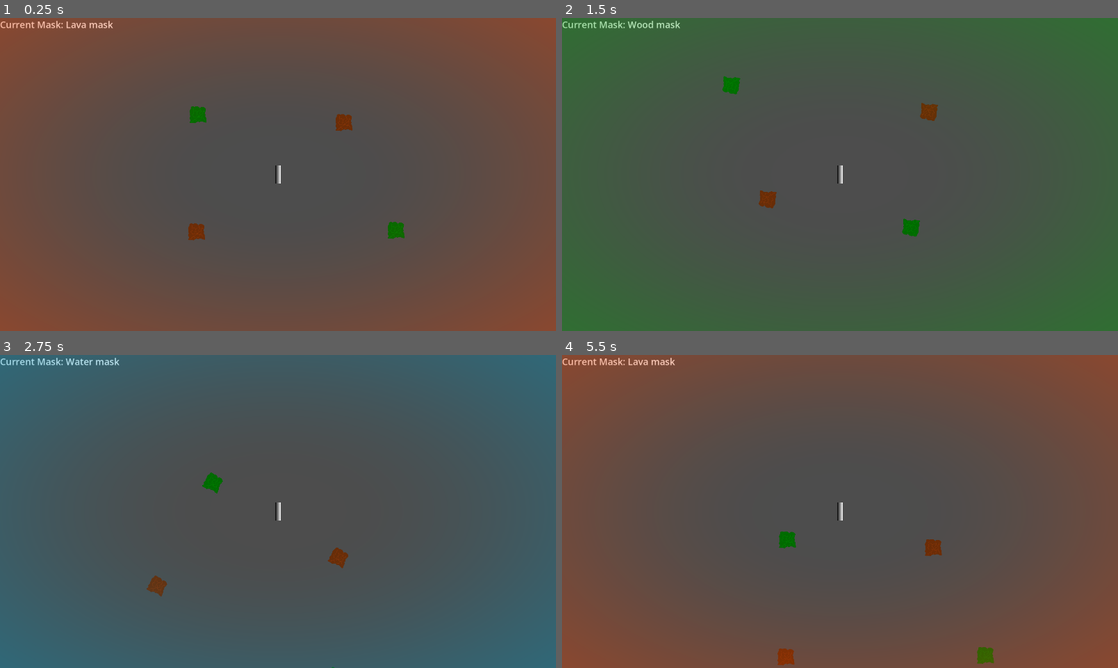
Above: before the commit, frames 1-4 (two rows, left to right).
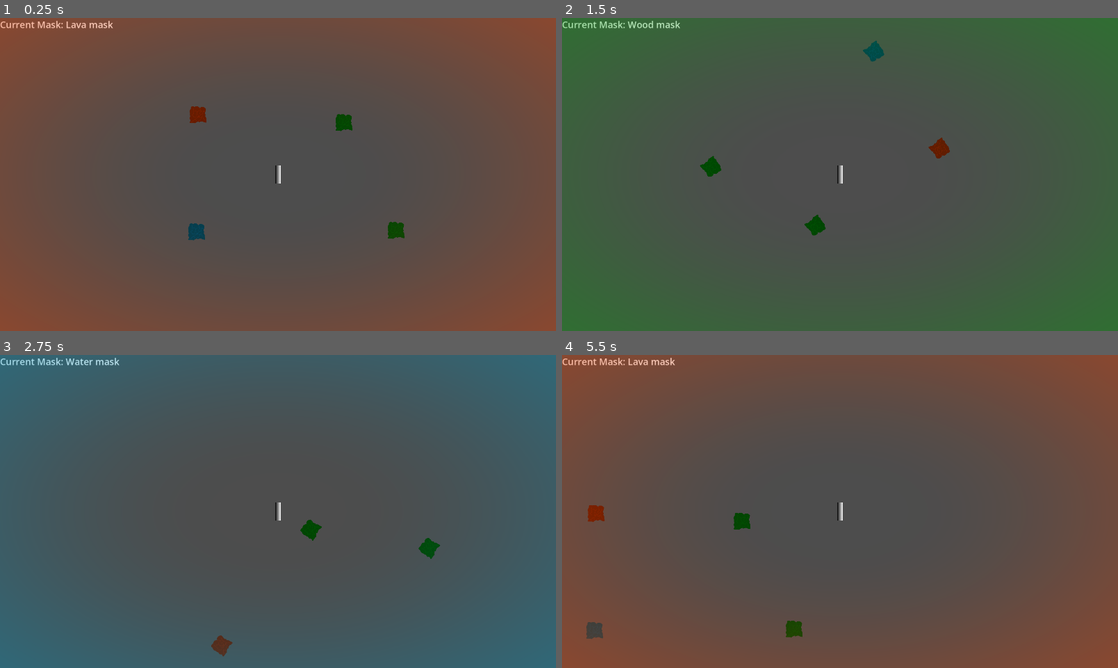
Above: after the commit, the same moments.

Repository: ccoors/mask
Game: Godot game, scene res://scenes/main_scene.tscn
Two runs of this game, one before a commit and one after it. Both use one fixed random seed, a clock stepped at 60 frames per second and the inputs below.
Inputs:
- Up to frame 1 (0.25 s): no input
- Up to frame 2 (1.5 s): tap Enter at 0.5 s; hold Right (right) 0.53-1.28 s; tap 1 (mask_1) at 0.6 s; hold Down (down) from 1.28 s (still down); tap 2 (mask_2) at 1.35 s
- Up to frame 3 (2.75 s): release Down (down) at 2.03 s; hold Right (right) from 2.03 s (still down); tap 3 (mask_3) at 2.1 s
- Up to frame 4 (5.5 s): release Right (right) at 2.78 s; hold Up (up) 2.78-3.53 s; tap one key every 0.75 s from 2.85 s: 1 (mask_1) 2 (mask_2) 3 (mask_3) 1 (mask_1); hold Left (left) 3.53-5.03 s; hold Down (down) from 5.03 s (still down)

The runs differ from the first frame. In frame 1, 0.6% of the frame differs, in the area x 33-73%, y 28-72%; in frame 2, 1.1%, in the area x 24-70%, y 7-70%; in frame 3, 0.8%; in frame 4, 1.1%.

Commit message:
chore: refactoring

Diff:
--- a/project.godot
+++ b/project.godot
@@ -33,24 +33,28 @@
 "deadzone": 0.2,
 "events": [Object(InputEventKey,"resource_local_to_scene":false,"resource_name":"","device":-1,"window_id":0,"alt_press …(195 unchanged characters)…
 , Object(InputEventJoypadMotion,"resource_local_to_scene":false,"resource_name":"","device":-1,"axis":1,"axis_value":-1.0,"script":null)
+, Object(InputEventKey,"resource_local_to_scene":false,"resource_name":"","device":-1,"window_id":0,"alt_pressed":false,"shift_pressed":false,"ctrl_pressed":false,"meta_pressed":false,"pressed":false,"keycode":0,"physical_keycode":87,"key_label":0,"unicode":119,"location":0,"echo":false,"script":null)
 ]
 }
 down={
 "deadzone": 0.2,
 "events": [Object(InputEventKey,"resource_local_to_scene":false,"resource_name":"","device":-1,"window_id":0,"alt_press …(195 unchanged characters)…
 , Object(InputEventJoypadMotion,"resource_local_to_scene":false,"resource_name":"","device":-1,"axis":1,"axis_value":1.0,"script":null)
+, Object(InputEventKey,"resource_local_to_scene":false,"resource_name":"","device":-1,"window_id":0,"alt_pressed":false,"shift_pressed":false,"ctrl_pressed":false,"meta_pressed":false,"pressed":false,"keycode":0,"physical_keycode":83,"key_label":0,"unicode":115,"location":0,"echo":false,"script":null)
 ]
 }
 left={
 "deadzone": 0.2,
 "events": [Object(InputEventKey,"resource_local_to_scene":false,"resource_name":"","device":-1,"window_id":0,"alt_press …(195 unchanged characters)…
 , Object(InputEventJoypadMotion,"resource_local_to_scene":false,"resource_name":"","device":-1,"axis":0,"axis_value":-1.0,"script":null)
+, Object(InputEventKey,"resource_local_to_scene":false,"resource_name":"","device":-1,"window_id":0,"alt_pressed":false,"shift_pressed":false,"ctrl_pressed":false,"meta_pressed":false,"pressed":false,"keycode":0,"physical_keycode":65,"key_label":0,"unicode":97,"location":0,"echo":false,"script":null)
 ]
 }
 right={
 "deadzone": 0.2,
 "events": [Object(InputEventKey,"resource_local_to_scene":false,"resource_name":"","device":-1,"window_id":0,"alt_press …(195 unchanged characters)…
 , Object(InputEventJoypadMotion,"resource_local_to_scene":false,"resource_name":"","device":-1,"axis":0,"axis_value":1.0,"script":null)
+, Object(InputEventKey,"resource_local_to_scene":false,"resource_name":"","device":-1,"window_id":0,"alt_pressed":false,"shift_pressed":false,"ctrl_pressed":false,"meta_pressed":false,"pressed":false,"keycode":0,"physical_keycode":68,"key_label":0,"unicode":100,"location":0,"echo":false,"script":null)
 ]
 }
 mask_1={
--- a/scenes/globals.gd
+++ b/scenes/globals.gd
@@ -4,19 +4,19 @@
     {
         "name": "Lava mask",
         "input_action": "mask_1",
-        "tint_color": Color(0.937, 0.25, 0.0, 0.5),
+        "color": Color(0.937, 0.25, 0.0),
         "collision_mask": 2,
     },
     {
         "name": "Wood mask",
         "input_action": "mask_2",
-        "tint_color": Color(0.0, 0.65, 0.025, 0.5),
+        "color": Color(0.0, 0.65, 0.025),
         "collision_mask": 3,
     },
     {
         "name": "Water mask",
         "input_action": "mask_3",
-        "tint_color": Color(0.0, 0.589, 0.753, 0.5),
+        "color": Color(0.0, 0.589, 0.753),
         "collision_mask": 4,
     },
 ]
--- a/scenes/level.tscn
+++ b/scenes/level.tscn
@@ -6,18 +6,14 @@
 
 [node name="Sprite2D" parent="." unique_id=281077795 instance=ExtResource("1_2q6dc")]
 position = Vector2(408, 193)
-color = Color(0, 1, 0, 1)
-layer = 3
 
 [node name="Sprite2D2" parent="." unique_id=2068476046 instance=ExtResource("1_2q6dc")]
 position = Vector2(228, -179)
-color = Color(1, 0.41689876, 0.0644732, 1)
 
 [node name="Sprite2D3" parent="." unique_id=544800915 instance=ExtResource("1_2q6dc")]
 position = Vector2(-281, 198)
-color = Color(1, 0.41568628, 0.0627451, 1)
+mask_id = 2
 
 [node name="Sprite2D4" parent="." unique_id=674951328 instance=ExtResource("1_2q6dc")]
 position = Vector2(-276, -206)
-color = Color(0, 1, 0, 1)
-layer = 3
+mask_id = 0
--- a/scenes/main_scene.gd
+++ b/scenes/main_scene.gd
@@ -3,4 +3,7 @@
 func _on_player_mask_changed(new_mask: int) -> void:
     var mask = GLOBALS.MASKS[new_mask]
     %UI.set_mask(mask)
-    %ColorRect.material.set_shader_parameter("vignette_color", mask["tint_color"])
+    %ColorRect.material.set_shader_parameter(
+        "vignette_color",
+        Color(mask["color"], 0.5),
+    )
--- a/scenes/player.gd
+++ b/scenes/player.gd
@@ -1,8 +1,8 @@
 extends CharacterBody2D
 
 
-const SPEED = 300.0
-const ROTATION_SPEED = 4;
+const SPEED = 500.0
+const ROTATION_SPEED = 5;
 
 signal mask_changed(new_mask: int)
 
--- a/scenes/stein.gd
+++ b/scenes/stein.gd
@@ -1,12 +1,11 @@
 extends Sprite2D
 
-@export var color: Color = Color.WHITE:
-    get:
-        return modulate
-    set(value):
-        modulate = value
-
-@export var layer: int = 2
+@export_range(0, 2, 1.0) var mask_id: int = 1
 
 func _ready():
-    %StaticBody2D.collision_layer = (1 << layer)
+    update_mask_id()
+
+func update_mask_id():
+    var mask = GLOBALS.MASKS[mask_id]
+    %StaticBody2D.collision_layer = (1 << mask["collision_mask"])
+    modulate = mask["color"]
--- a/scenes/stein.tscn
+++ b/scenes/stein.tscn
@@ -3,7 +3,7 @@
 [ext_resource type="Texture2D" uid="uid://fa4o2d3025u6" path="res://assets/sprites/stein.png" id="1_v1842"]
 [ext_resource type="Script" uid="uid://bha6efaaiqwwb" path="res://scenes/stein.gd" id="2_o22ls"]
 
-[node name="Sprite2D" type="Sprite2D" unique_id=281077795]
+[node name="Stein" type="Sprite2D" unique_id=281077795]
 texture = ExtResource("1_v1842")
 script = ExtResource("2_o22ls")
 
